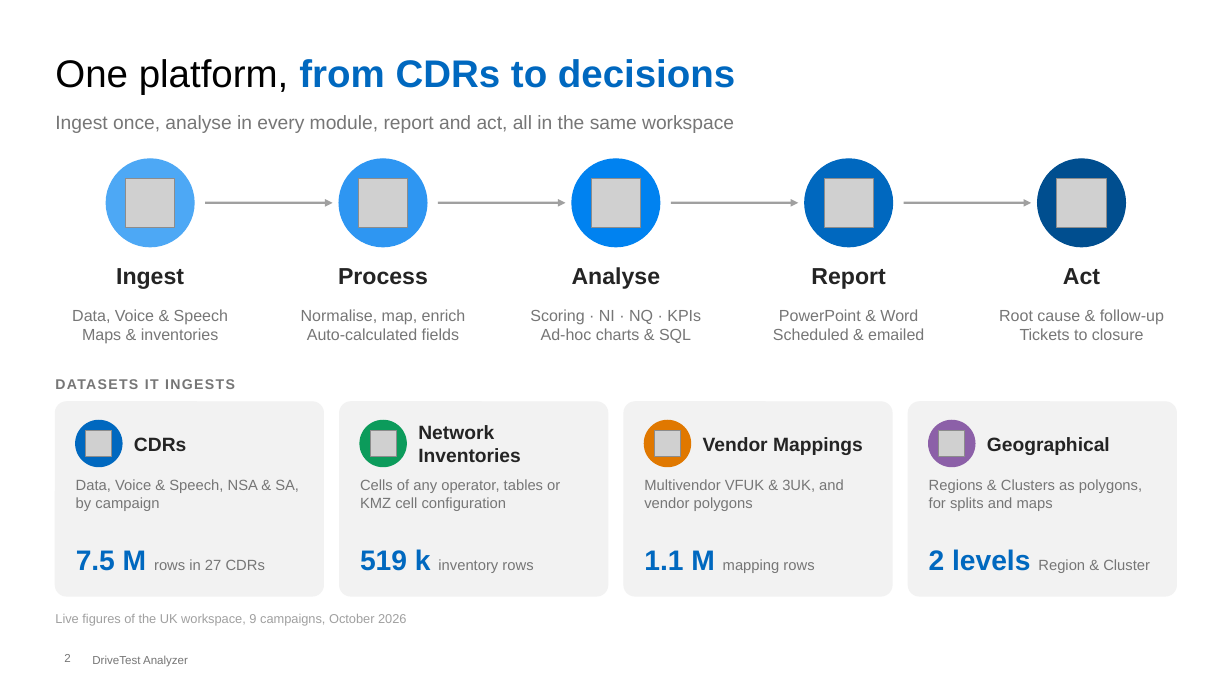
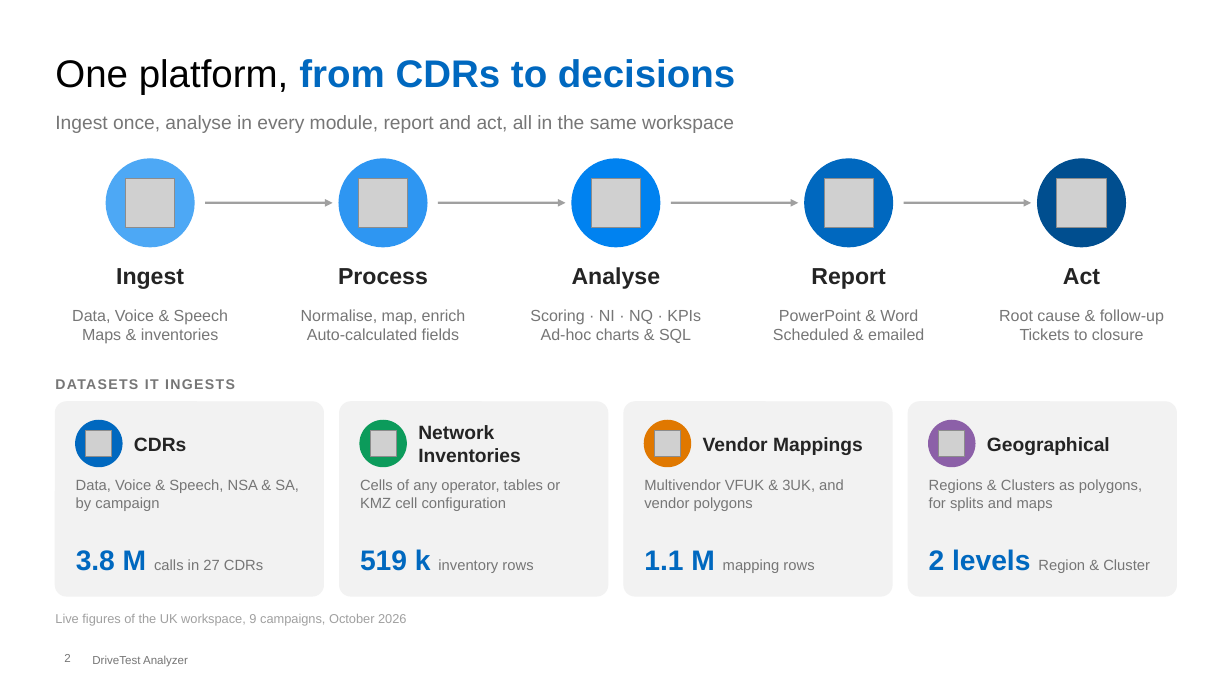
Before and after one commit to jaimetur/DriveTestAnalyzer, a slide deck: slide 2 of src/web_interface/static/presentations/overview.pptx. Drawn at 1232x693 pixels with LibreOffice and Linux fonts; fonts in the diff are those of the drawing; grey boxes stand for pictures; background and template pictures are left out. Boxes give left, top, right and bottom in pixels: in the first picture for what was removed or moved away, otherwise in the second. Text is boxed around its words. In the diff, an @@ line names an element or a change of style, - is before the commit and + after.

```diff
--- a/src/web_interface/static/presentations/overview.pptx
+++ b/src/web_interface/static/presentations/overview.pptx
@@ text at [76,550,263,571]: text changed @@
-7.5 M rows in 27 CDRs
+3.8 M calls in 27 CDRs
```
Also in this commit, not shown: 1 other slide changed, 39 other files.
